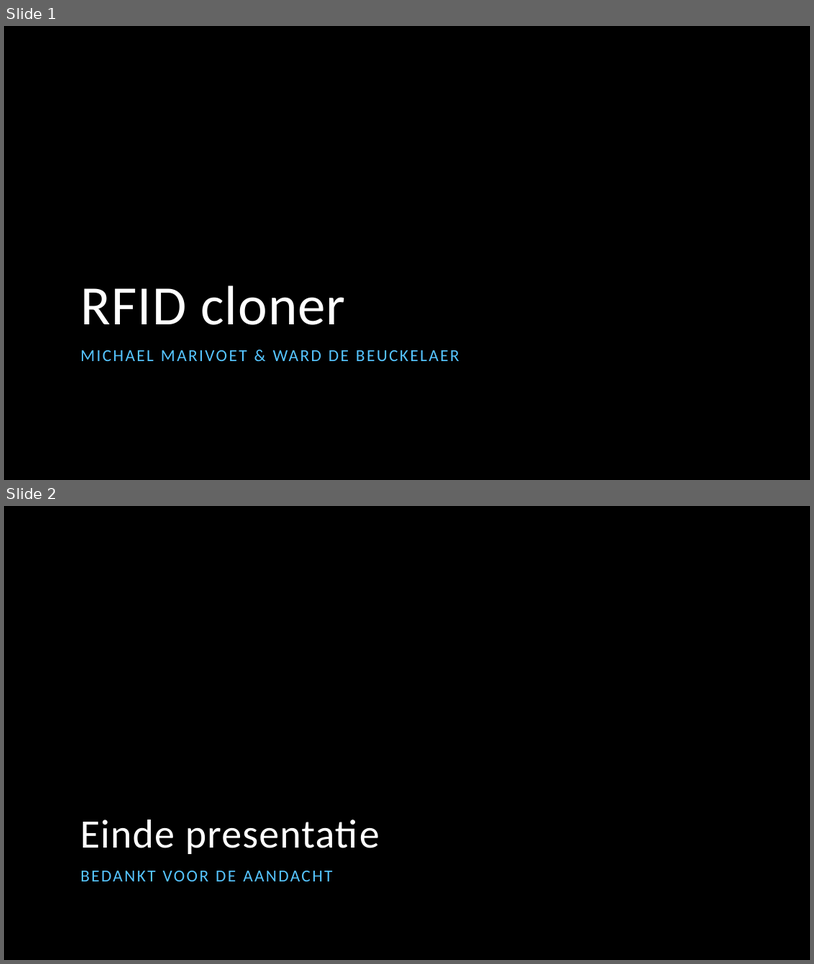
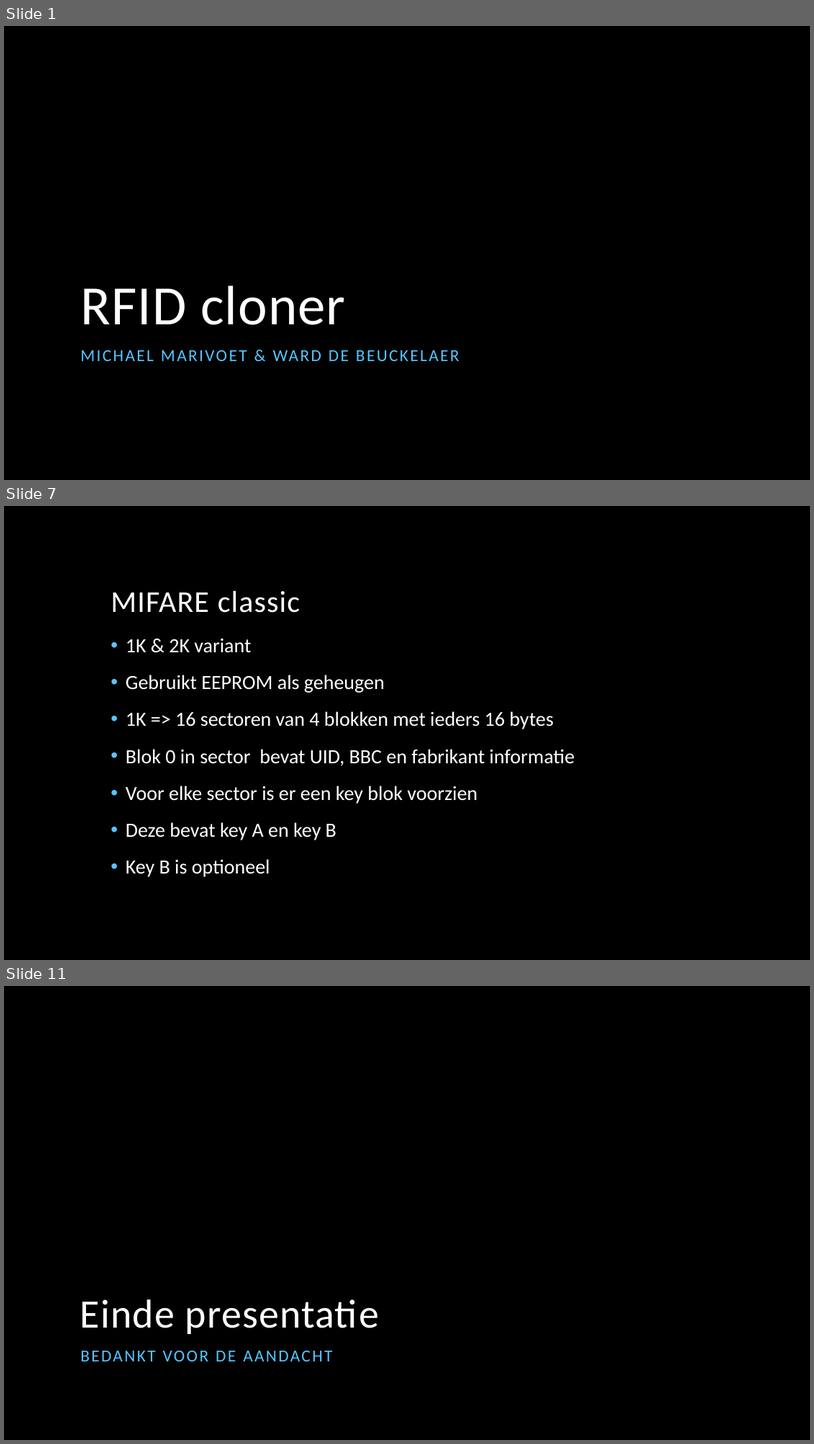
Before and after one commit to MichaelMar93/InfoSec_RFIDcloner, a slide deck: Information Security/Presentatie_RFIDcloner.pptx. Shown one above the other, each under a label of ours: slides 1 and 2 before the commit, slides 1, 7 and 11 after it; the slides between them are not shown. The pictures are 814x964 and 814x1444 pixels, drawn with LibreOffice and Linux fonts; fonts in the diff are those of the drawing; background and template pictures are left out. Boxes give left, top, right and bottom in pixels: in the first picture for what was removed or moved away, otherwise in the second. Text is boxed around its words. In the diff, an @@ line names an element or a change of style, - is before the commit and + after.

Commit message:
Added presentation

```diff
--- a/Information Security/Presentatie_RFIDcloner.pptx
+++ b/Information Security/Presentatie_RFIDcloner.pptx
@@ slide 7 added at [4, 506, 810, 960], background picture (left out) @@
@@ title added at [111, 591, 300, 613], 36 pt, text #FFFFFF @@
+MIFARE classic
@@ text added at [126, 638, 574, 877], 24 pt, text #FFFFFF @@
+• 1K & 2K variant
+• Gebruikt EEPROM als geheugen
+• 1K => 16 sectoren van 4 blokken met ieders 16 bytes
+• Blok 0 in sector bevat UID, BBC en fabrikant informatie
+• Voor elke sector is er een key blok voorzien
+• Deze bevat key A en key B
+• Key B is optioneel
@@ what was slide 2 is now slide 11 @@
```
Also in this commit, not shown: 8 other slides added.
